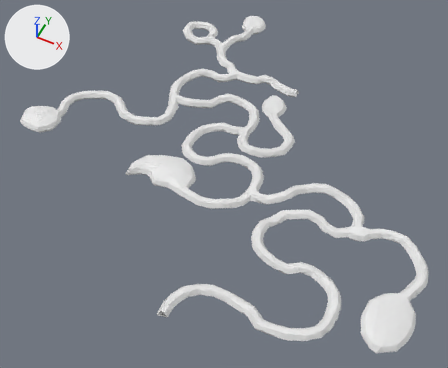
One commit to the FBX model Assets/Models/FBX/Intro/NewTerrain.fbx: the scene before it, then after it.
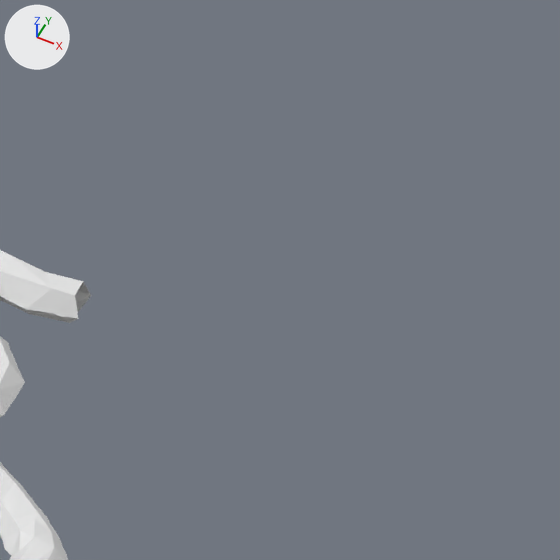
Each version is shown whole from a 50 mm camera at (103.0, -316.0, 277.0) aimed at (-15.0, -81.0, -16.0), then close up on the part from 63% to 86% of the width and 10% to 38% of the height. Arrows for +X, +Y and +Z are at upper left; the lights stay in place. The older version's two pictures come first. Where no turn or scale is listed for an object, it has been applied to the vertices.

In view in the first close-up: 'Labirynth_0', 'Labirynth_2'.
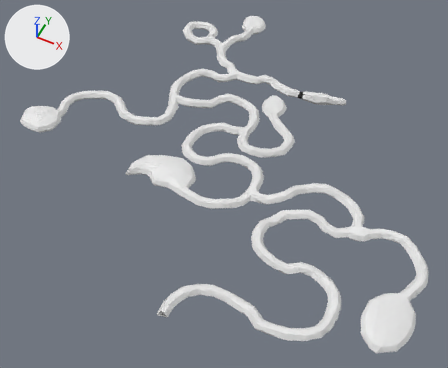
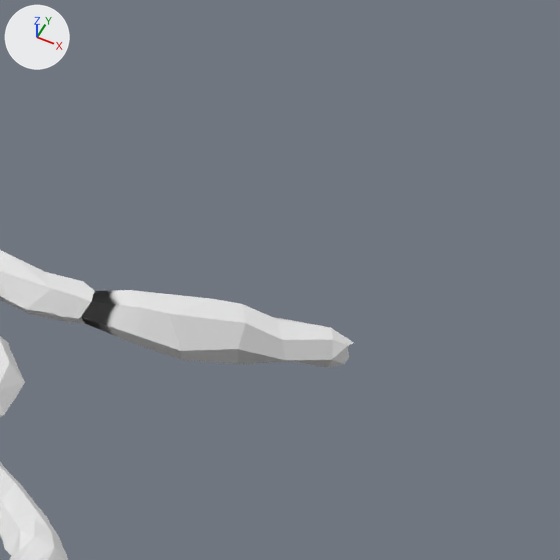
Where the change shows, as pixel boxes (x1, y1, x2, y2) in the close-ups (560 x 560 px):
'Labirynth_0', reshaped
    before: (0, 250, 91, 323)
    after: (73, 282, 354, 368)
'Labirynth_3', unchanged, uncovered by the edit
    after: (0, 337, 68, 560)
'Labirynth_2', unchanged, covered by the edit
    before: (0, 337, 68, 560)

The edits, one by one:
Mesh me_cube_009 is new.
It has 47 vertices, 43 faces and spans x -12.0..3357.0, y -9.0..739.0, z -860.0..440.0.
Object 'Labirynth_0' (ob_labirynth_0) now shows me_cube_009 instead of me_cube_006.
Object 'Labirynth_1' (ob_labirynth_1) now shows me_cube_006 instead of me_cube_007.
